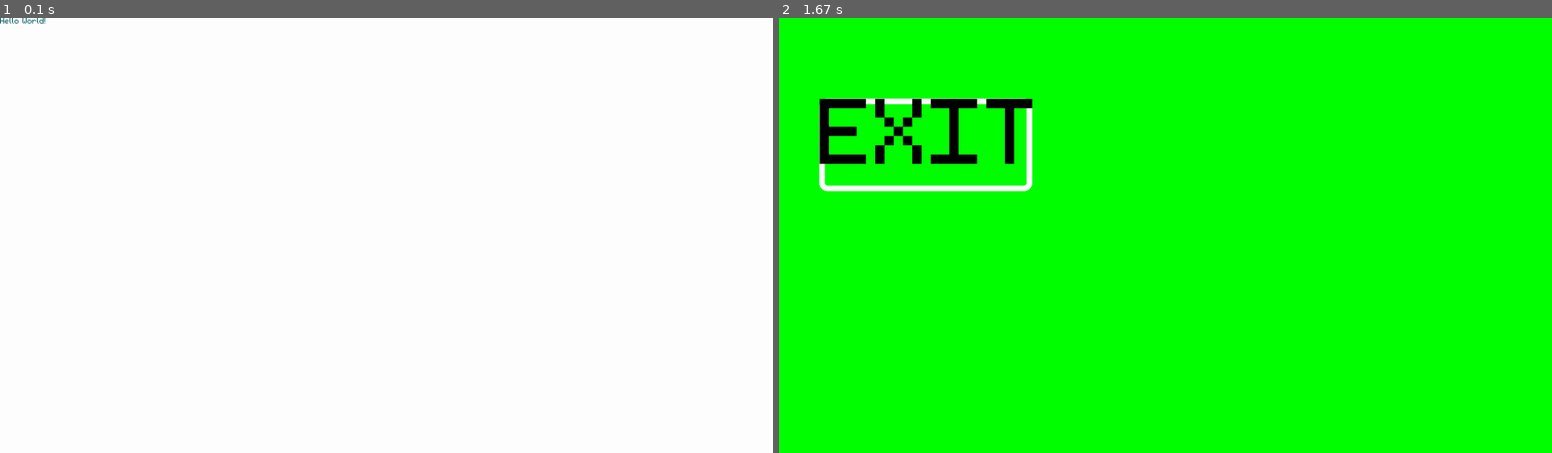
Above: before the commit, frames 1-2 (left to right).
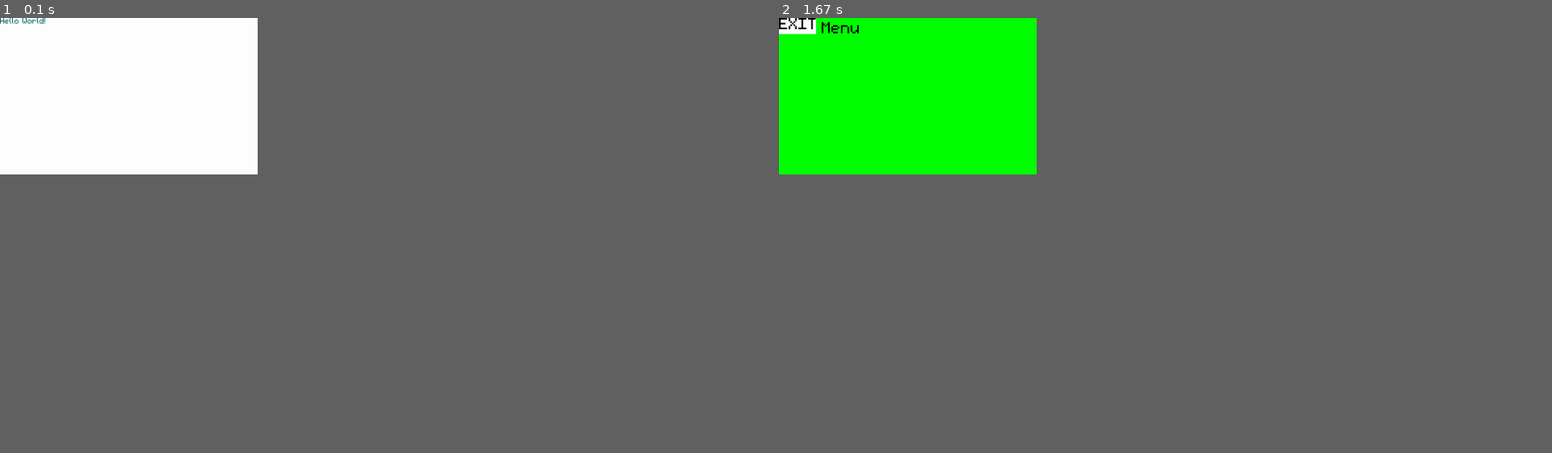
Above: after the commit, the same moments.

Repository: shegsharem/base_pygame_framework
Game: pygame game, started from main.py
Two runs of this game, one before a commit and one after it. Both use one fixed random seed, a clock stepped at 60 frames per second and the inputs below.
Inputs:
- Up to frame 1 (0.1 s): no input
- Up to frame 2 (1.67 s): tap Esc at 0.33 s
In our replay, the window is 900x506 before the commit and 300x182 after it. These sizes can differ from the game's own. Grey fills any space a smaller window leaves; there, only what the larger window draws over its background counts as a difference.

The runs differ from the first frame. In frame 2, 2.5% of the frame differs, in the area x 0-33%, y 0-40%.

Commit message:
Button Updates

Diff:
--- a/main.py
+++ b/main.py
@@ -2,33 +2,35 @@
 import sys
 import pygame
 from pygame.locals import *
-from random import randint
 
 class Button:
     """Button class"""
-    def __init__(self, x:int, y:int, width:int, height:int,
-                 button_color:pygame.Color=(255,255,255), message:str=None,
-                 message_location:tuple=(1,1), message_size_factor:int=1) -> None:
+    def __init__(self, x:int, y:int, width:int=10, height:int=10,
+                 button_color:pygame.Color=(255,255,255,0), text:str=" ",
+                 text_location:tuple=(1,1), text_size_factor:int=1,
+                 text_color:pygame.Color=None) -> None:
         """Create button rect
 
         Args:
             x (int): x-position
             y (int): y-position
-            width (int): button width
-            height (int): button height
-            button_color (pygame.Color, optional): Button color. Defaults to (255,255,255)
-            message (str, optional): text. Defaults to None.
-            message_location (tuple, optional): coordinate to place text. Defaults to (1,1)
-            message_size_factor (int, optional): Text size multiplier. Defaults to 1.
+            width (int, optional): button width. Defaults to 10.
+            height (int): button height. Defaults to 10.
+            button_color (pygame.Color, optional): Button color. Defaults to (255,255,255,255).
+            text (str, optional): text. Defaults to " ".
+            text_location (tuple, optional): coordinate to place text. Defaults to (1,1)
+            text_size_factor (int, optional): Text size multiplier. Defaults to 1.
+            text_color (pygame.Color, optional): Text color. Defaults to None.
         """
         self.x = x
         self.y = y
         self.width = width
         self.height = height
         self.color = button_color
-        self.message = message
-        self.message_location = message_location
-        self.message_size_factor = message_size_factor
+        self.text = text
+        self.text_location = text_location
+        self.text_size_factor = text_size_factor
+        self.text_color = text_color
         self.rect = pygame.Rect(x,y,width,height)
 
     def draw(self, surface:pygame.Surface) -> None:
@@ -37,14 +39,16 @@
         Args:
             surface (pygame.Surface): Surface to render button onto
         """
-        if self.message is not None:
-            text = Font().render(self.message, self.message_location, self.message_size_factor)
-            text_rect = text.get_rect().move(self.x,self.y)
-            #text_rect.inflate_ip(28,28)
-            pygame.draw.rect(surface, self.color, text_rect, 14,20)
-            surface.blit(text, text_rect)
+        if self.text != " ":
+            text = Font().render(self.text, self.text_location,
+                                 self.text_size_factor, self.text_color)
+            self.rect = text.get_rect().move(self.x,self.y)
+            pygame.draw.rect(surface, self.color, self.rect)
+            surface.blit(text, (self.x-1,self.y-1))
+
+
         else:
-            pygame.draw.rect(surface,self.color, self.rect, 0, 2)
+            pygame.draw.rect(surface,self.color, self.rect)
 
 class Font:
     """Custom font generator from a png image"""
@@ -88,7 +92,8 @@
 
         Args:
             text (str): Text to render
-            location (tuple, optional): Location on surface to render text (x,y). Defaults to (0,0).
+            location (tuple, optional): Location on surface to render text (x,y).
+                Note: May clip text if not (0,0). Defaults to (0,0).
             size_factor (int, optional): Text size multiplier. Defaults to 1.
             text_color (pygame.Color, optional): Text color. Defaults to (0,0,0), black.
 
@@ -116,8 +121,6 @@
 
         text_surface = pygame.Surface((x_offset-size_factor,
                                        text_surface_list[-1][0].get_height()), pygame.SRCALPHA)
-
-        #
 
         text_surface.blits(text_surface_list)
 
@@ -193,13 +196,14 @@
         pygame.event.clear() # clear event queue
 
         self.screen.fill((0,255,0))
-
-        exit_button = Button(x=100,y=200,width=157,height=200,message="EXIT",message_size_factor=23)
+        menu_title = Font().render("Main Menu", (0,0), 4)
+        self.screen.blit(menu_title, (10,10))
+
+        exit_button = Button(x=0,y=0,text="EXIT",text_size_factor=4)
+
         exit_button.draw(self.screen)
 
         while self.running:
-
-
             for event in pygame.event.get():
                 if event.type == pygame.QUIT:
                     pygame.quit()
@@ -263,4 +267,4 @@
     return surface_copy
 
 if __name__ == "__main__":
-    Game(Window(1920,1080).screen).run()
+    Game(Window(640,390).screen).run()
